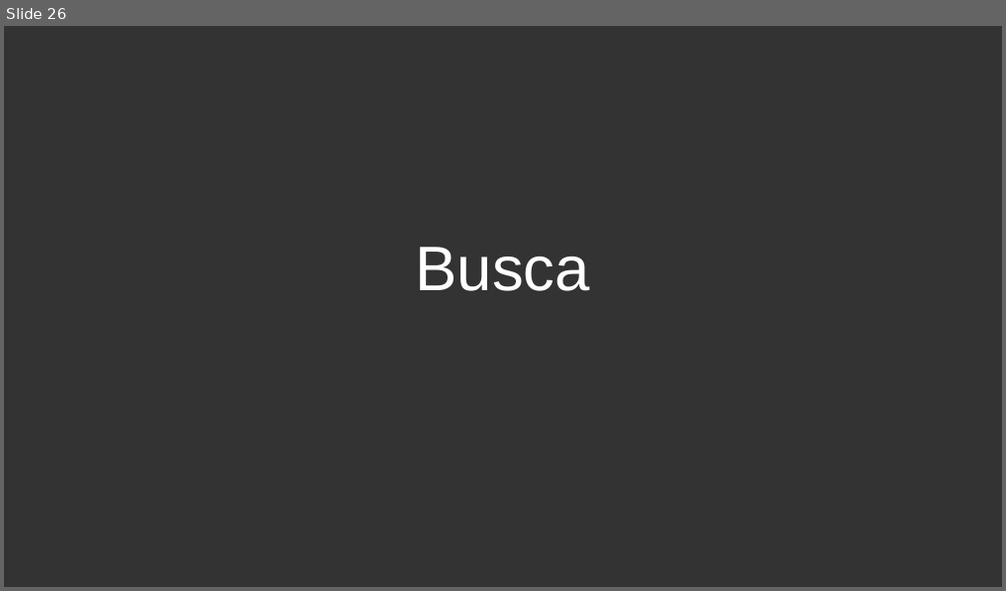
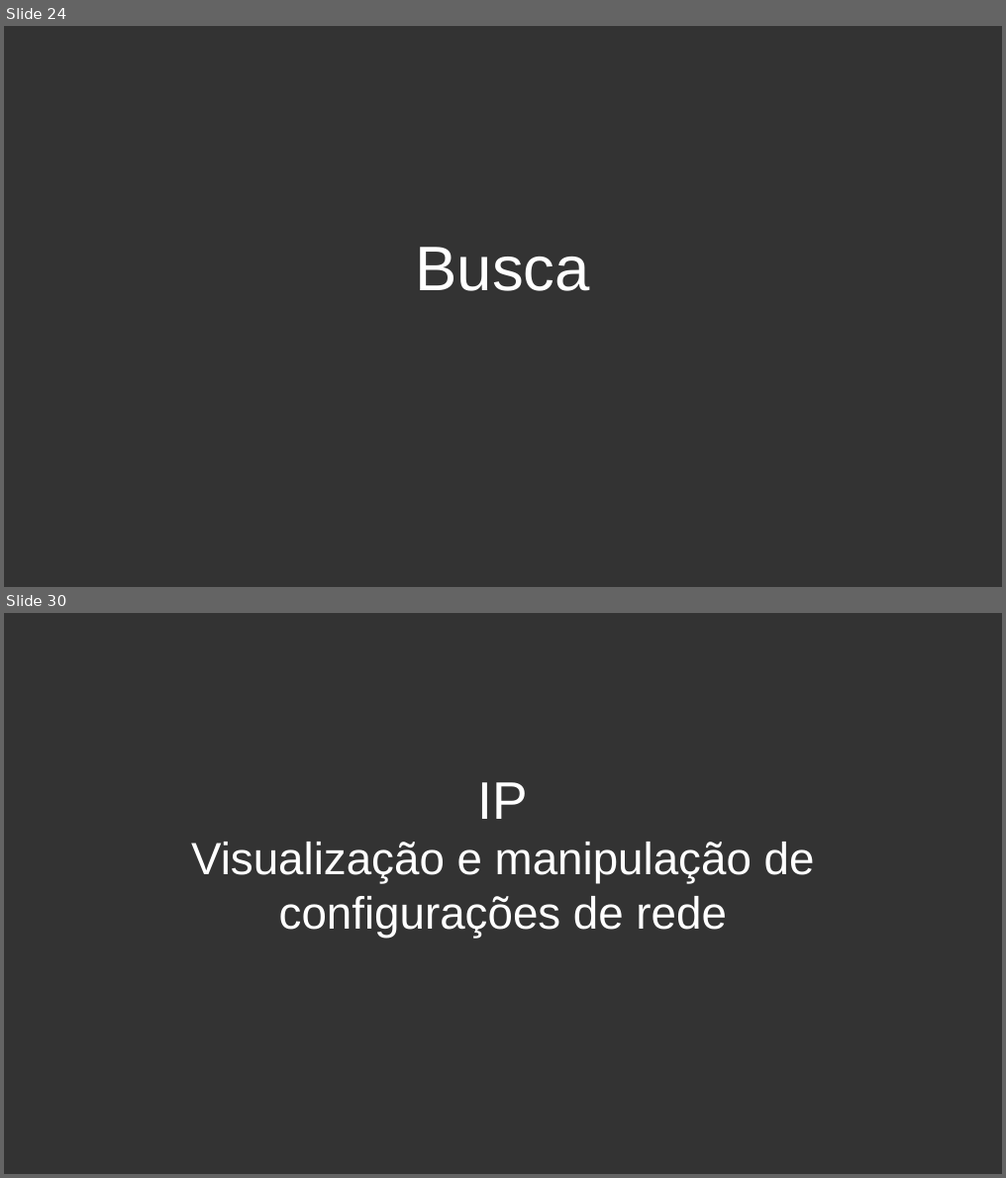
Before and after one commit to petecoutfpr/curso-linux-peteco, a slide deck: 2018-1/linux basico aula 5.odp. Shown one above the other, each under a label of ours: slide 26 before the commit, slides 24 and 30 after it; the slides between them are not shown. The pictures are 1006x591 and 1006x1178 pixels, drawn with LibreOffice and Linux fonts; fonts in the diff are those of the drawing; background and template pictures are left out. Boxes give left, top, right and bottom in pixels: in the first picture for what was removed or moved away, otherwise in the second. Text is boxed around its words. In the diff, an @@ line names an element or a change of style, - is before the commit and + after.

```diff
--- a/2018-1/linux basico aula 5.odp
+++ b/2018-1/linux basico aula 5.odp
@@ slide 30 added at box(4, 613, 1002, 1174), background #333333 @@
@@ subtitle added at box(191, 782, 815, 938), 36 pt, text #FFFFFF @@
+IP
+Visualização e manipulação de configurações de rede
@@ what was slide 26 is now slide 24 @@
```
Also in this commit, not shown: 1 slide changed, 8 other slides added, 4 slides removed.
